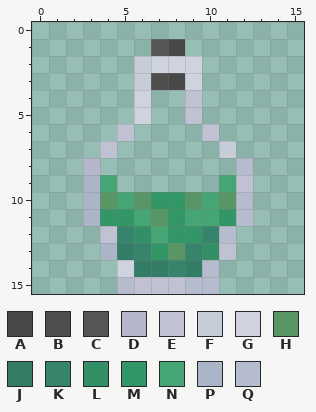
Pixel-art sprite -- textures/warp_potion_3.png. Above, as it was before the edit.
The file is 16x16 pixels. Colours within 5 levels of each other are drawn and written as one.
Palette (. is transparent): A #484848  B #4e4e4d  C #575656  D #b5b5cc  E #c1c1d4  F #c6ccd8  G #cfd3df  H #599666  J #337d66  K #37846c  L #338f66  M #339666  N #45a575  P #abb5c8  Q #b4bccd
Now the later version:
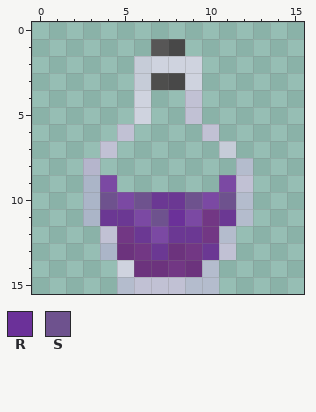
Colours new in this view: R #6b3199  S #6e528e
Changes in this commit:
colour J: #337d66 -> #6c337d
colour K: #37846c -> #723784
colour M: #339666 -> #6b3893
colour N: #45a575 -> #7b49a3
Changed rows in their new state; - is a pixel that keeps its letter.
first column x 4:
10 S-S--S-S
11 ---SR-K-
12 --M-----
13 ----J-M-
Pixel boxes of the changes (left, top, right, bottom) in both pictures:
changed: (100, 175, 236, 277)
